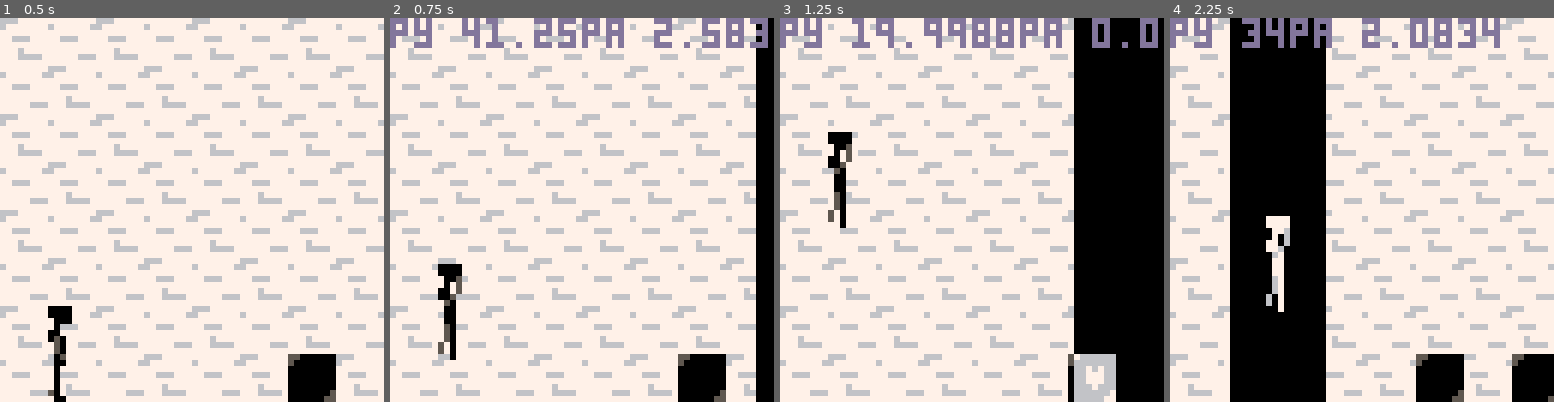
Above: before the commit, frames 1-4 (left to right).
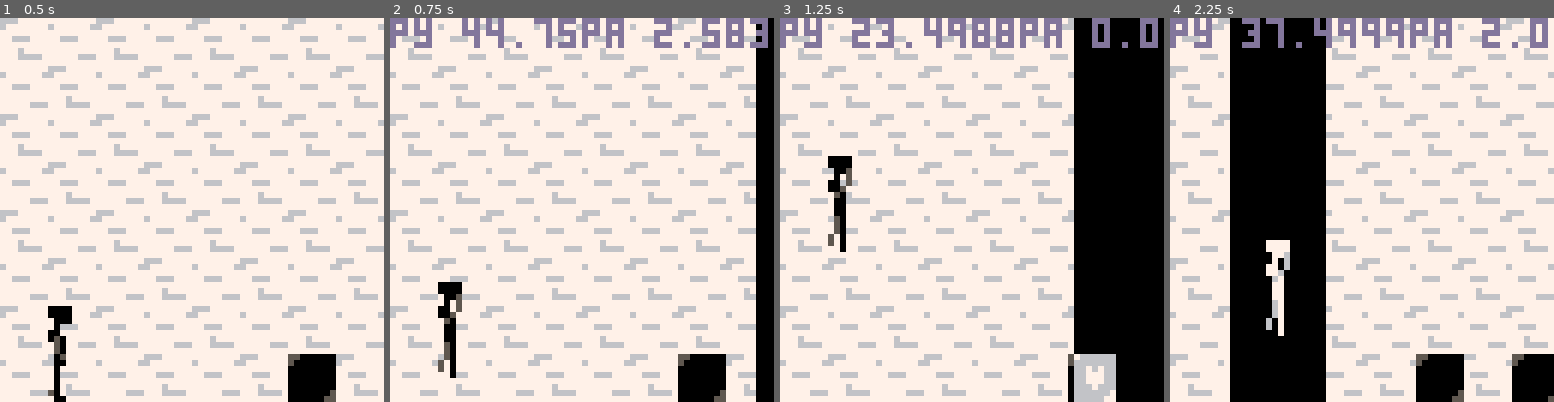
Above: after the commit, the same moments.

Repository: arcanasphere/pico-8-projects
Game: PICO-8 cartridge blackwhite/bwrun.p8
Same seed, same stepped clock (60 frames per second), same inputs: the game is played once before the commit and once after it.
Inputs:
- Up to frame 1 (0.5 s): no input
- Up to frame 2 (0.75 s): tap O (Z key) at 0.7 s
- Up to frame 3 (1.25 s): no input
- Up to frame 4 (2.25 s): hold Right 1.6-2.1 s; tap O (Z key) at 1.7, 2.1 s

Frame 1 is identical in both runs. In frame 2, 1.4% of the frame differs, in the area x 12-43%, y 0-94%; in frame 3, 1.3%; in frame 4, 2.9%, in the area x 25-99%, y 0-83%.

Commit message:
Add files via upload

Diff:
--- a/blackwhite/bwrun.lua
+++ b/blackwhite/bwrun.lua
@@ -45,9 +45,9 @@
   local bg_move =0
   player.sprite = 2
 
-  if btnp(4) and player.jumping == false then
+  if btn(4) and player.jumping == false then
    player.arc = player.jump_height
-   player.y -= 4
+   player.y -= 0.5
    player.jumping = true
   end
   if btn(0) then
@@ -81,6 +81,7 @@
     shadow.x += shadow_move
   end
   player.frame += 1
+  just_jumped = true
 end
 
 function player_walksprite()
--- a/blackwhite/bwrun.p8
+++ b/blackwhite/bwrun.p8
@@ -48,9 +48,9 @@
   local bg_move =0
   player.sprite = 2
 
-  if btnp(4) and player.jumping == false then
+  if btn(4) and player.jumping == false then
    player.arc = player.jump_height
-   player.y -= 4
+   player.y -= 0.5
    player.jumping = true
   end
   if btn(0) then
@@ -84,6 +84,7 @@
     shadow.x += shadow_move
   end
   player.frame += 1
+  just_jumped = true
 end
 
 function player_walksprite()
